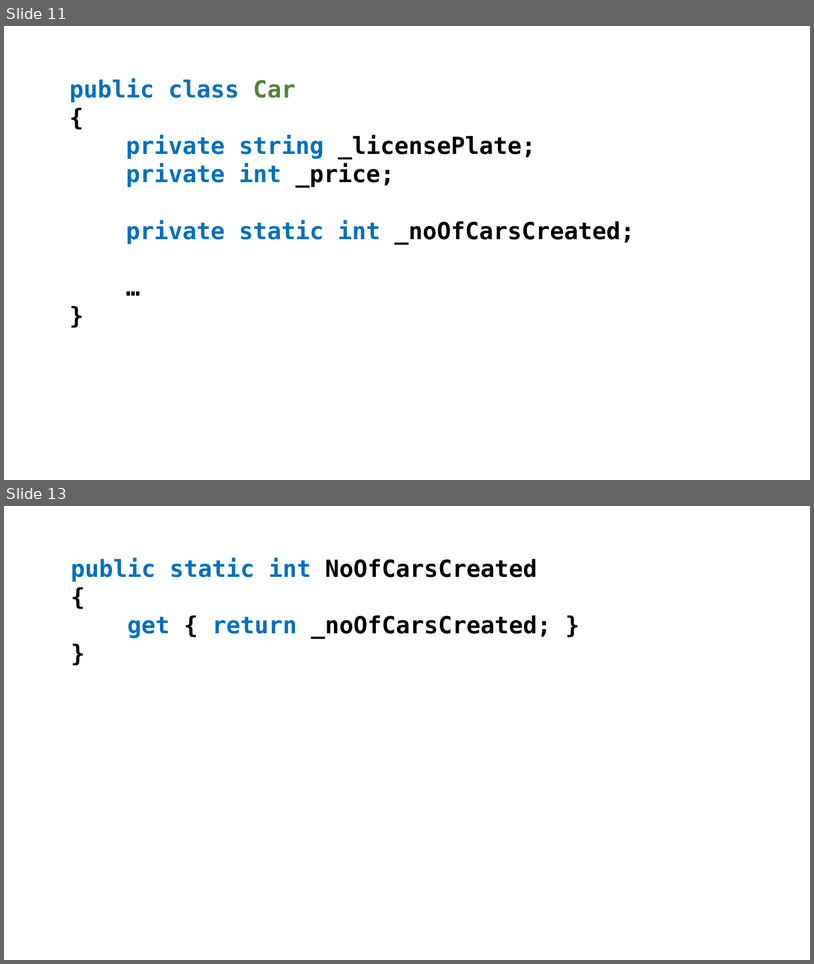
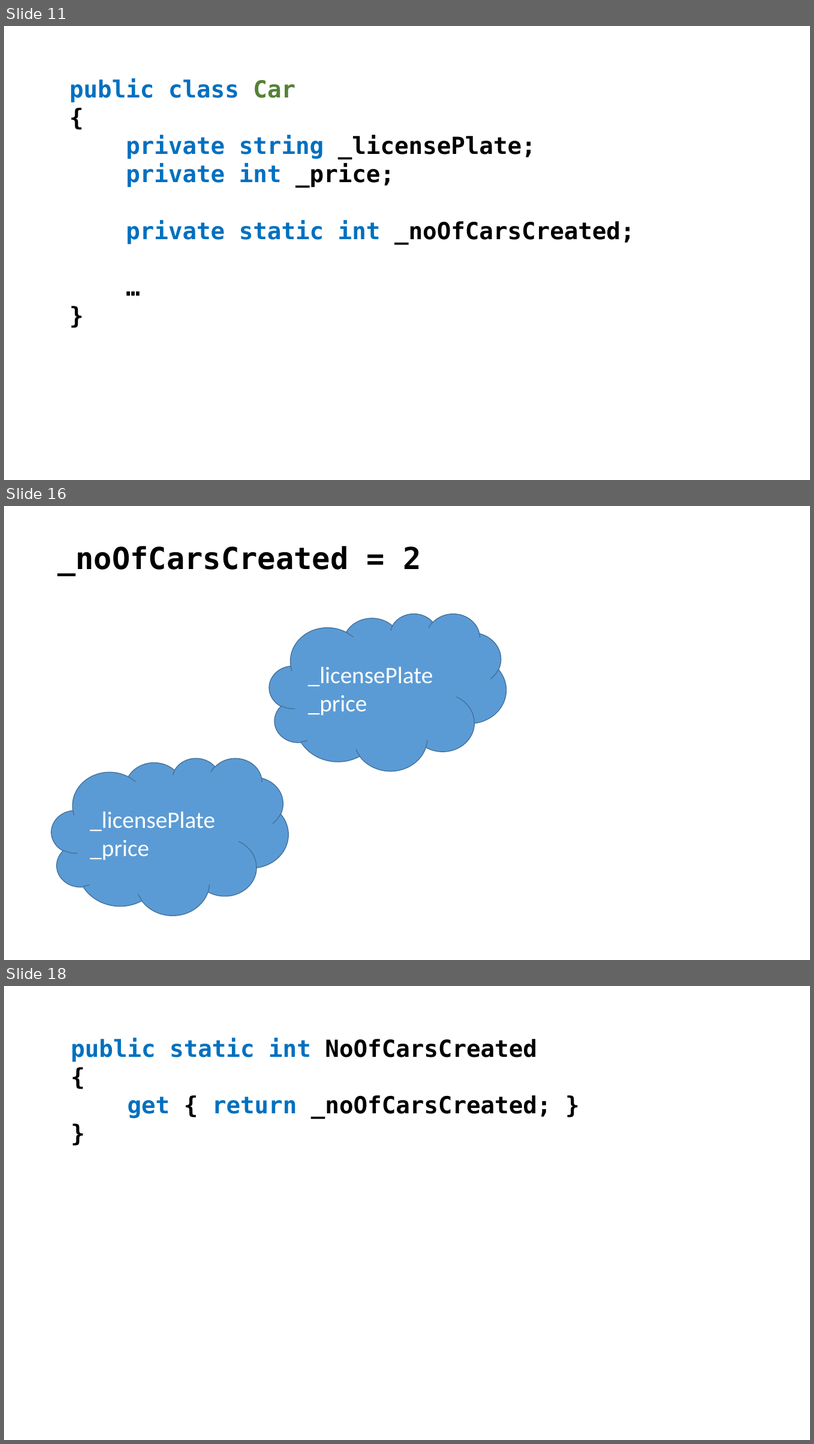
Before and after one commit to perl-easj/Teaching-materials, a slide deck: CSharpProgramming/Presentations/OOProgPartI/Static.pptx. Shown one above the other, each under a label of ours: slides 11 and 13 before the commit, slides 11, 16 and 18 after it; the slides between them are not shown. The pictures are 814x964 and 814x1444 pixels, drawn with LibreOffice and Linux fonts; fonts in the diff are those of the drawing. Boxes give left, top, right and bottom in pixels: in the first picture for what was removed or moved away, otherwise in the second. Text is boxed around its words. In the diff, an @@ line names an element or a change of style, - is before the commit and + after.

```diff
--- a/CSharpProgramming/Presentations/OOProgPartI/Static.pptx
+++ b/CSharpProgramming/Presentations/OOProgPartI/Static.pptx
@@ slide 16 added at (4, 506, 810, 960), background #FFFFFF @@
@@ text added at (57, 546, 422, 576), 36 pt, text #000000, bold @@
+_noOfCarsCreated = 2
@@ cloud added at (270, 613, 507, 771), fill #5B9BD5, outline #43739E 1 pt, 28 pt, text #FFFFFF @@
+_licensePlate
+_price
@@ cloud added at (52, 757, 289, 915), fill #5B9BD5, outline #43739E 1 pt, 28 pt, text #FFFFFF @@
+_licensePlate
+_price
@@ what was slide 13 is now slide 18 @@
```
Also in this commit, not shown: 1 slide changed, 4 other slides added.
